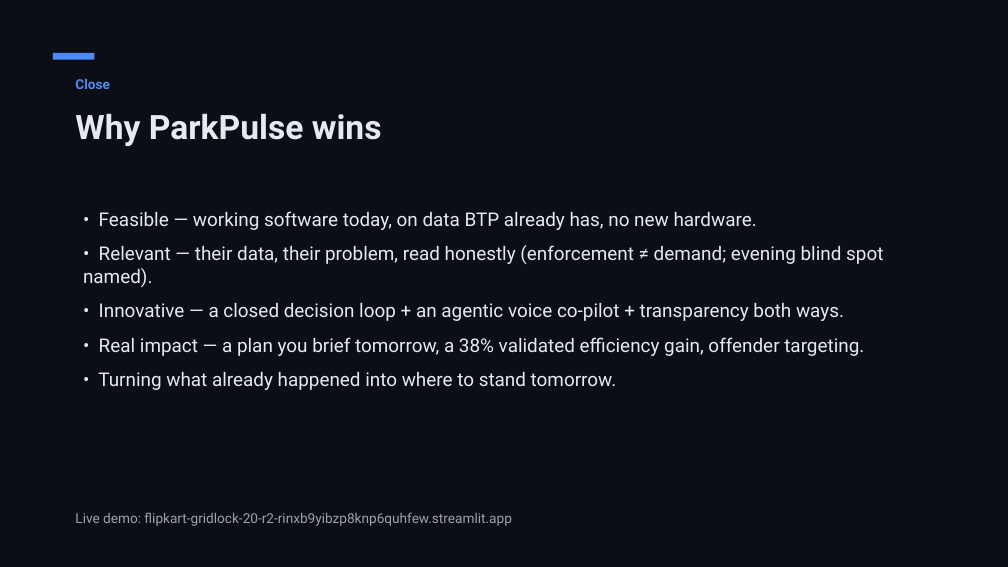
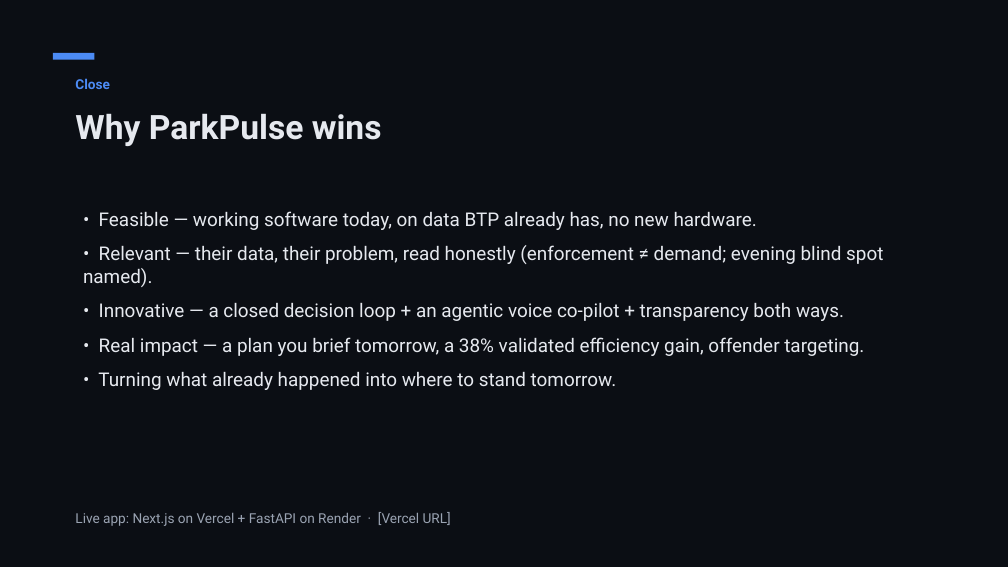
Before and after one commit to shubhambhattog/flipkart-gridlock-2.0-r2, a slide deck: slide 14 of pitch/ParkPulse_Deck.pptx. Drawn at 1008x567 pixels with LibreOffice and Linux fonts; fonts in the diff are those of the drawing. Boxes give left, top, right and bottom in pixels: in the first picture for what was removed or moved away, otherwise in the second. Text is boxed around its words. In the diff, an @@ line names an element or a change of style, - is before the commit and + after.

```diff
--- a/pitch/ParkPulse_Deck.pptx
+++ b/pitch/ParkPulse_Deck.pptx
@@ text at bbox=[75, 512, 451, 526]: text changed @@
-Live demo: flipkart-gridlock-20-r2-rinxb9yibzp8knp6quhfew.streamlit.app
+Live app: Next.js on Vercel + FastAPI on Render · [Vercel URL]
```
Also in this commit, not shown: 1 other slide changed, 9 other files.
